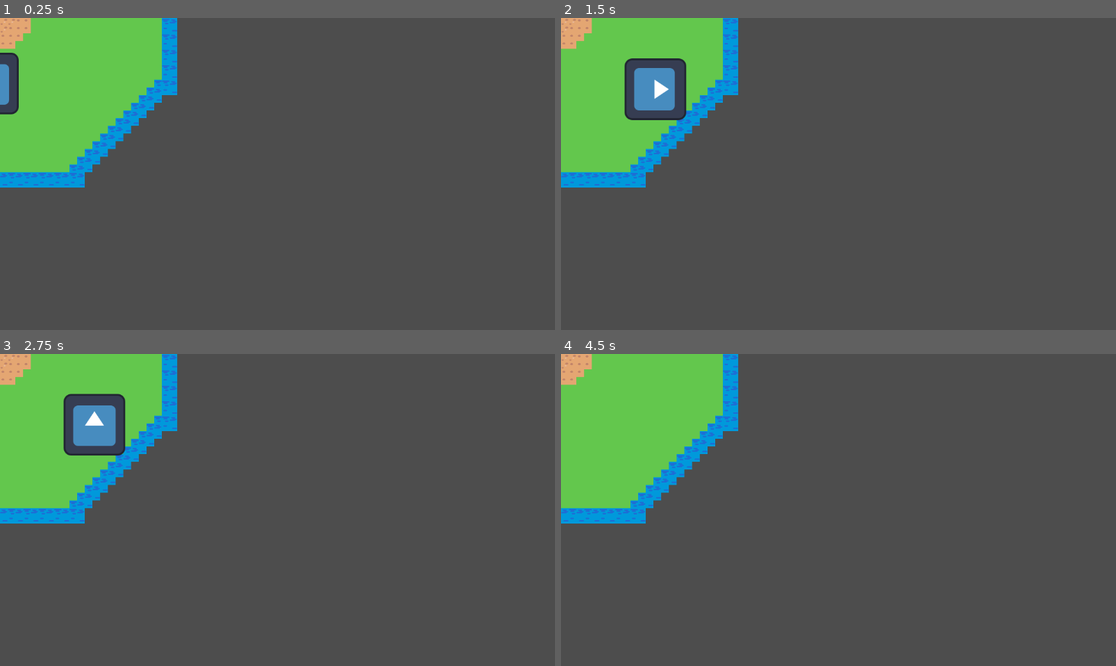
Above: before the commit, frames 1-4 (two rows, left to right).
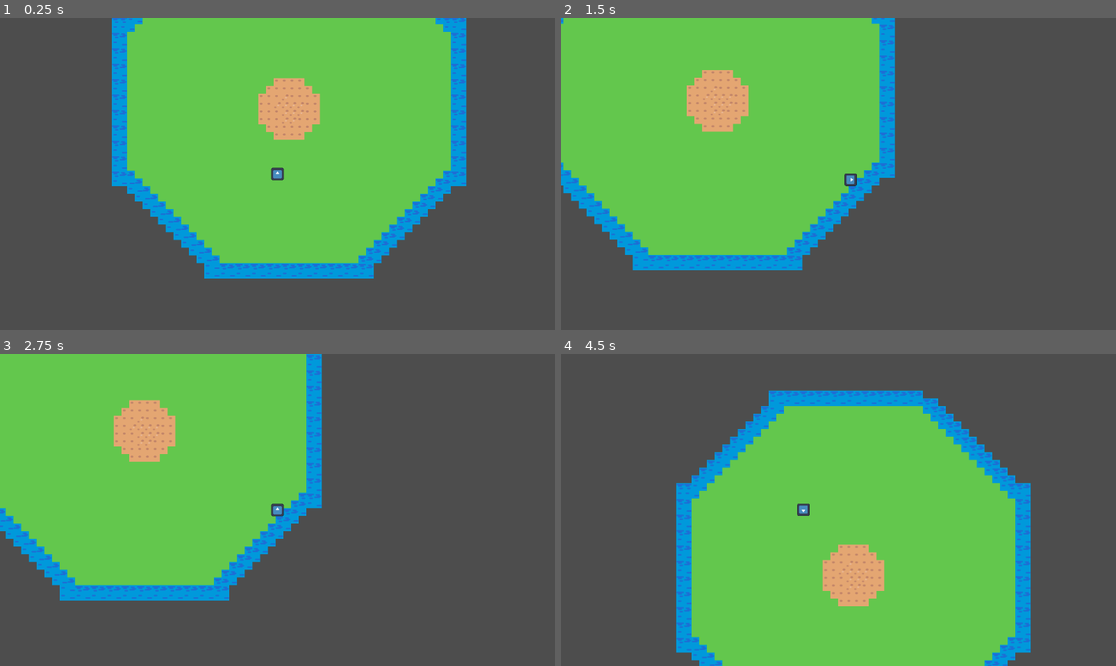
Above: after the commit, the same moments.

Repository: archimbald4488/FGJ2025
Game: Godot game, scene res://scenes/map.tscn
Two runs of this game, one before a commit and one after it. Both use one fixed random seed, a clock stepped at 60 frames per second and the inputs below. The engine's default icon, where the game draws it, is replaced by a stand-in: a white triangle on a blue panel in a dark square.
Inputs:
- Up to frame 1 (0.25 s): no input
- Up to frame 2 (1.5 s): tap Enter at 0.5 s; hold D (right) 0.53-1.28 s; tap Space (attack) at 0.6, 1.35 s; hold S (down) from 1.28 s (still down)
- Up to frame 3 (2.75 s): release S (down) at 2.03 s; hold D (right) from 2.03 s (still down); tap Space (attack) at 2.1 s
- Up to frame 4 (4.5 s): tap Space (attack) at 2.75, 2.85, 3.6, 4.35 s; release D (right) at 2.78 s; hold W (up) 2.78-3.53 s; hold A (left) from 3.53 s (still down)

The runs differ from the first frame. In frame 1, 56% of the frame differs, in the area x 0-85%, y 0-84%; in frame 2, 35%; in frame 3, 33%; in frame 4, 64%, in the area x 0-85%, y 0-100%.

Commit message:
Character added to map

Diff:
--- a/scenes/map.tscn
+++ b/scenes/map.tscn
@@ -172,6 +172,7 @@
 12:8/0 = 0
 13:8/0 = 0
 14:8/0 = 0
+14:8/0/physics_layer_0/polygon_0/points = PackedVector2Array(-8, -8, 8, -8, 8, 8, -8, 8)
 26:8/0 = 0
 27:8/0 = 0
 28:8/0 = 0
@@ -193,6 +194,7 @@
 12:9/0 = 0
 13:9/0 = 0
 14:9/0 = 0
+14:9/0/physics_layer_0/polygon_0/points = PackedVector2Array(-8, -8, 8, -8, 8, 8, -8, 8)
 26:9/0 = 0
 27:9/0 = 0
 28:9/0 = 0
@@ -211,6 +213,7 @@
 10:10/0 = 0
 10:10/0/physics_layer_0/polygon_0/points = PackedVector2Array(-8, -8, 8, -8, 8, 8, -8, 8)
 11:10/0 = 0
+11:10/0/physics_layer_0/polygon_0/points = PackedVector2Array(-8, -8, 8, -8, 8, 8, -8, 8)
 13:10/0 = 0
 26:10/0 = 0
 27:10/0 = 0
@@ -229,7 +232,9 @@
 8:11/0 = 0
 9:11/0 = 0
 10:11/0 = 0
+10:11/0/physics_layer_0/polygon_0/points = PackedVector2Array(-8, -8, 8, -8, 8, 8, -8, 8)
 11:11/0 = 0
+11:11/0/physics_layer_0/polygon_0/points = PackedVector2Array(-8, -8, 8, -8, 8, 8, -8, 8)
 12:11/0 = 0
 13:11/0 = 0
 14:11/0 = 0
@@ -432,9 +437,14 @@
 [node name="Map" type="Node2D"]
 
 [node name="TileMap" type="TileMap" parent="."]
+position = Vector2(-1, 1)
 tile_set = SubResource("TileSet_hu0nq")
 format = 2
 layer_0/tile_data = PackedInt32Array(-1, 983040, 4, -65536, 983040, 4, 0, 983040, 4, 65535, 983040, 4, 131070, 1048576, …(36282 unchanged characters)…
 
 [node name="Player" parent="." instance=ExtResource("2_2hccj")]
 position = Vector2(-25, 136)
+scale = Vector2(0.2, 0.2)
+
+[node name="Camera2D" type="Camera2D" parent="Player"]
+position_smoothing_enabled = true
